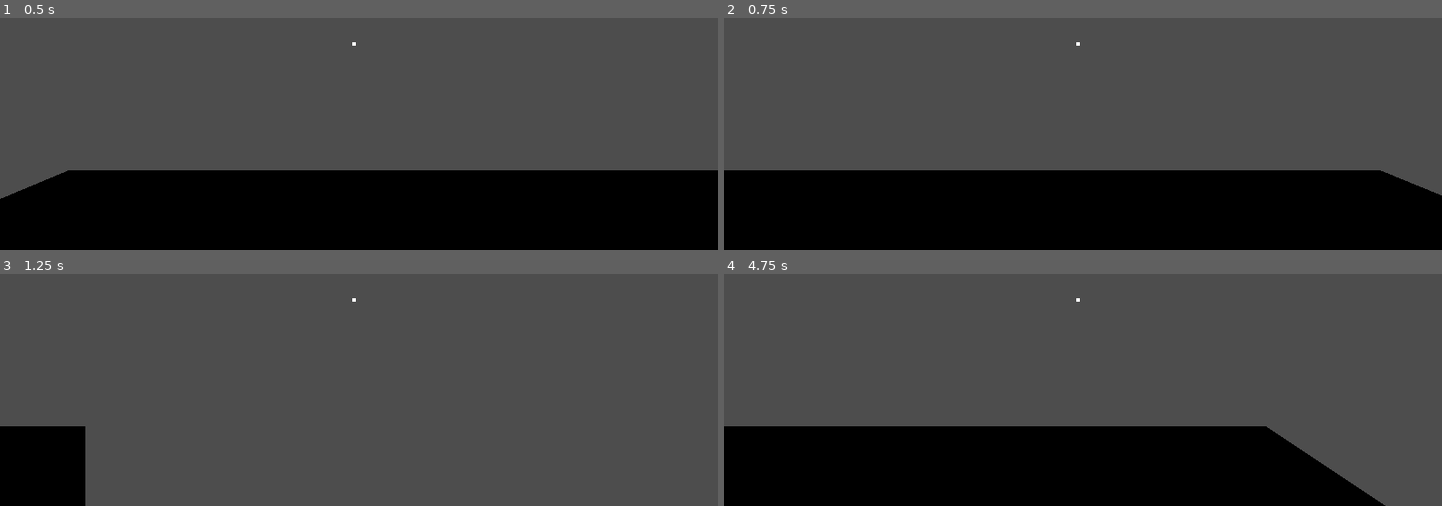
Above: before the commit, frames 1-4 (two rows, left to right).
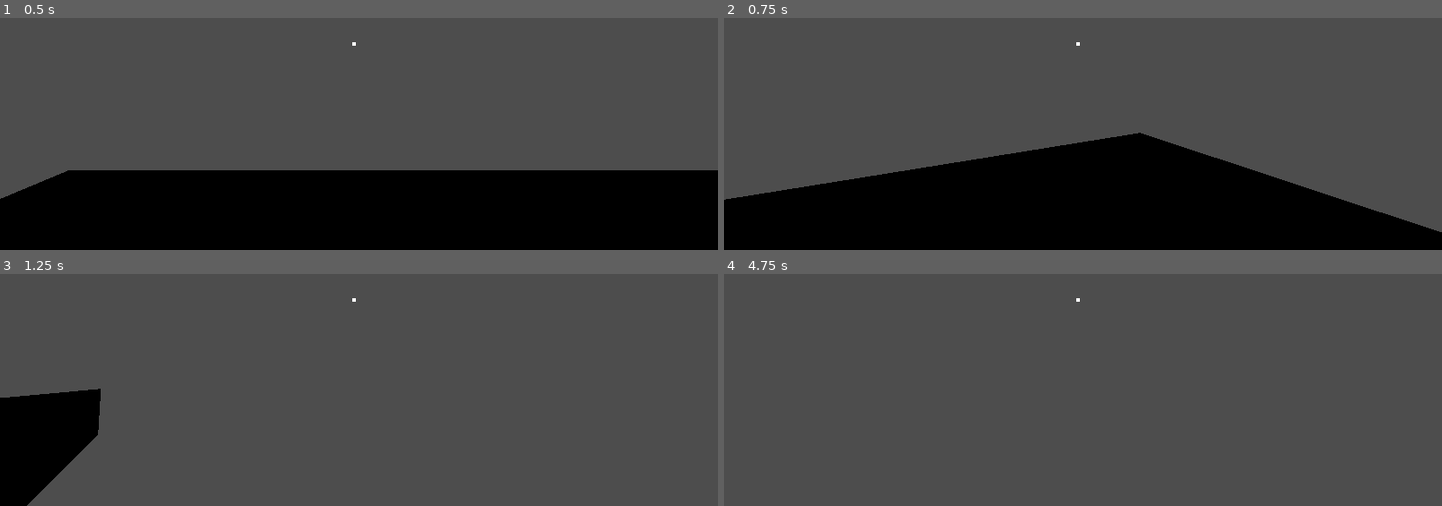
Above: after the commit, the same moments.

Repository: jakubaszcz/Still
Game: Godot game, scene res://scenes/game.tscn
Same seed, same stepped clock (60 frames per second), same inputs: the game is played once before the commit and once after it.
Inputs (mouse positions are in pixels of both pictures, inside the frame that each line leads up to):
- Up to frame 1 (0.5 s): no input
- Up to frame 2 (0.75 s): tap Enter at 0.5 s; move the mouse to (1240, 29) at 0.52 s; hold D (move_right) from 0.53 s (still down)
- Up to frame 3 (1.25 s): keep holding D (move_right)
- Up to frame 4 (4.75 s): move the mouse to (939, 325) at 1.27 s; release D (move_right) at 1.28 s; hold S (move_backward) 1.28-2.03 s; move the mouse to (outside the picture) at 2.02 s; hold D (move_right) 2.03-2.78 s; move the mouse to (1047, 385) at 2.77 s; hold W (move_forward) 2.78-3.53 s; tap Space at 3.5 s; move the mouse to (1298, 364) at 3.52 s; hold A (move_left) from 3.53 s (still down); tap Escape (ui_cancel) at 4.15 s; tap Enter at 4.25 s; move the mouse to (outside the picture) at 4.27 s

Frame 1 is identical in both runs. In frame 2, 8.6% of the frame differs, in the area x 0-100%, y 49-93%; in frame 3, 3.1%; in frame 4, 29%, in the area x 0-93%, y 65-100%.

Commit message:
feat: add mouse movement for the player (FPS)

Diff:
--- a/scripts/player.gd
+++ b/scripts/player.gd
@@ -1,25 +1,31 @@
 extends CharacterBody3D
 
-@export var speed = 14
-@onready var body = $Body
+@export var speed: int = 14
+@onready var body: CSGCylinder3D = $Body
+@onready var sensivity: float = 0.002
+@onready var camera: Camera3D = $Camera3D
 
-var target_velocity = Vector3.ZERO
+var target_velocity: Vector3 = Vector3.ZERO
+var camera_rotation_x: float = 0.0
 
-func _physics_process(delta: float) -> void:
-	var direction = Vector3.ZERO
+func _ready():
+	Input.set_mouse_mode(Input.MOUSE_MODE_CAPTURED)
 
-	if Input.is_action_pressed("move_right"):
-		direction.x += 1
-	if Input.is_action_pressed("move_left"):
-		direction.x -= 1
+func _input(event):
+	if event is InputEventMouseMotion and Input.get_mouse_mode() == Input.MOUSE_MODE_CAPTURED:
+		rotate_y(-event.relative.x * sensivity)
+		camera_rotation_x -= event.relative.y * sensivity
+		camera_rotation_x = clamp(camera_rotation_x, deg_to_rad(-89.0), deg_to_rad(89.0))
+		camera.rotation.x = camera_rotation_x
 
-	if Input.is_action_pressed("move_backward"):
-		direction.z += 1
-	if Input.is_action_pressed("move_forward"):
-		direction.z -= 1
+		if event.is_action_pressed("ui_cancel"):
+			Input.set_mouse_mode(Input.MOUSE_MODE_VISIBLE)
 
-	target_velocity.x = direction.x * speed
-	target_velocity.z = direction.z * speed
+func _physics_process(_delta: float) -> void:
+	var input: Vector2 = Input.get_vector("move_left", "move_right", "move_forward", "move_back")
+	var movement_dir: Vector3 = transform.basis * Vector3(input.x, 0, input.y)
 
-	velocity = target_velocity
+	velocity.x = movement_dir.x * speed
+	velocity.z = movement_dir.z * speed
+
 	move_and_slide()
